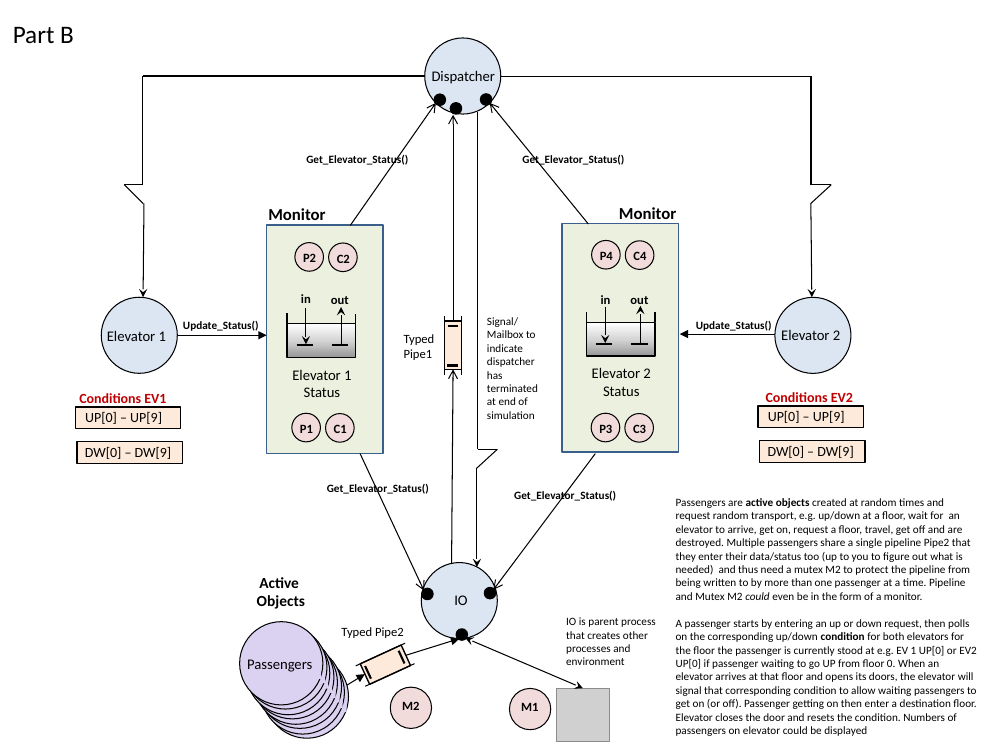
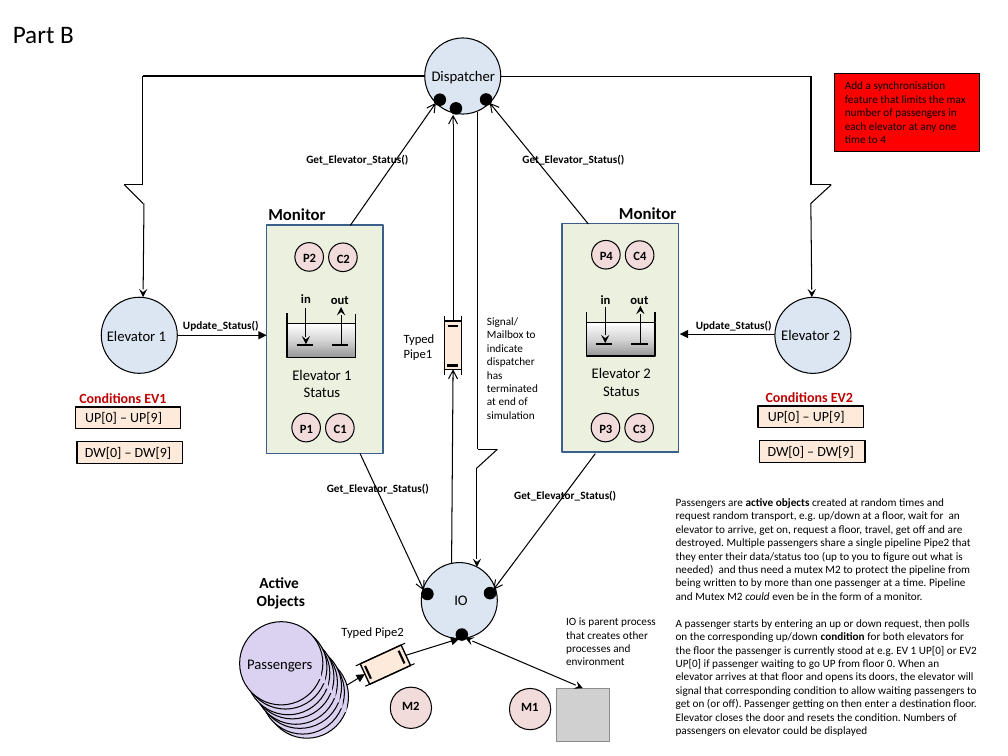
Before and after one commit to sabrinaly/Elevator-Simulation, a slide deck: slide 2 of CPEN 333 - Assignment 1 - The Elevator.pptx. Drawn at 1008x756 pixels with LibreOffice and Linux fonts; fonts in the diff are those of the drawing; grey boxes stand for pictures. Boxes give left, top, right and bottom in pixels: in the first picture for what was removed or moved away, otherwise in the second. Text is boxed around its words. In the diff, an @@ line names an element or a change of style, - is before the commit and + after.

```diff
--- a/CPEN 333 - Assignment 1 - The Elevator.pptx
+++ b/CPEN 333 - Assignment 1 - The Elevator.pptx
@@ rectangle added at (835, 74, 979, 151), fill #FF0000, outline #000000 0.75 pt, 8 pt, text #000000 @@
+Add a synchronisation feature that limits the max number of passengers in each elevator at any one time to 4
```
Also in this commit, not shown: 2 other files.
